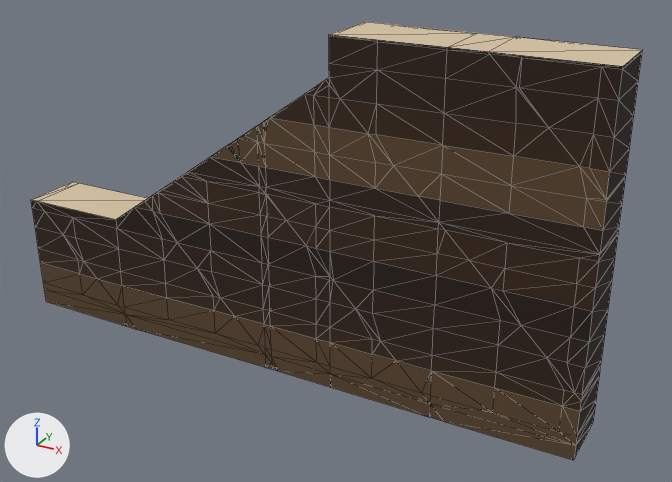
The glTF model kit/models/templo_spine_back.glb, before and after one commit.
Rendered twice from a 50 mm camera at (14.9, -23.6, 16.5) aimed at (1.7, 0.3, 4.5). Lighting does not change. The marker at lower left points along +X, +Y and +Z. The picture after the commit comes second. Mesh edges are drawn as thin lines. Vertices at exactly the same position are counted once.

The first picture shows 'templo_spine_back'.
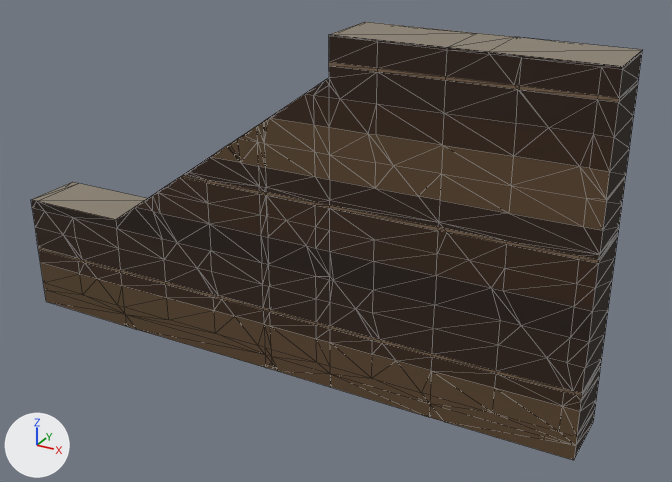
Patch to the scene script:
```diff
--- a/kit/models/templo_spine_back.glb.py
+++ b/kit/models/templo_spine_back.glb.py
@@ me_templo_spine_back @@
 # used by ob_templo_spine_back; location = (0.0, 0.0, 0.0)
-me_templo_spine_back.from_pydata(...)  # 324 vertices, 704 faces; spans x -10.2..10.2, y -1.1..1.1, z 0.0..11.4
+me_templo_spine_back.from_pydata(...)  # 370 vertices, 804 faces; spans x -10.2..10.2, y -1.1..1.1, z 0.0..11.4
+# me_templo_spine_back part 1
+# 20 vertices are removed from x -8.2..10.0, y -1.1..1.1, z 2.2..10.6
+# 163 faces are deleted
+# 1 vertex moves within x -3.3, y -1.1, z 6.3
+# 48 vertices are added at x -8.3..10.2, y -1.1..1.1, z 2.2..10.6
+# 13 new vertices lie (0.0, 0.0, -0.8) away from vertices in x -10.2..10.2, y -1.1..1.1, z 3.1
+# 5 new vertices lie (2.0, 0.0, 0.0) away from vertices in x -10.2..7.8, y -1.1, z 2.2..2.3
+# 263 new faces join them
+# me_templo_spine_back part 2: 109 kept faces spanning x -10.2..10.2, y -1.1..1.1, z 1.7..11.4 get new texture (UV) coordinates
 me_templo_spine_back.materials.append(mat_palette)
```

Location of each change, [x1, y1, x2, y2] in pixels of the pictures (672 x 482 px):
part 1 of me_templo_spine_back, reshaped
    before: [35, 54, 638, 406]
    after: [35, 54, 639, 406]
part 2 of me_templo_spine_back, surface changed
    both: [31, 22, 642, 360]
